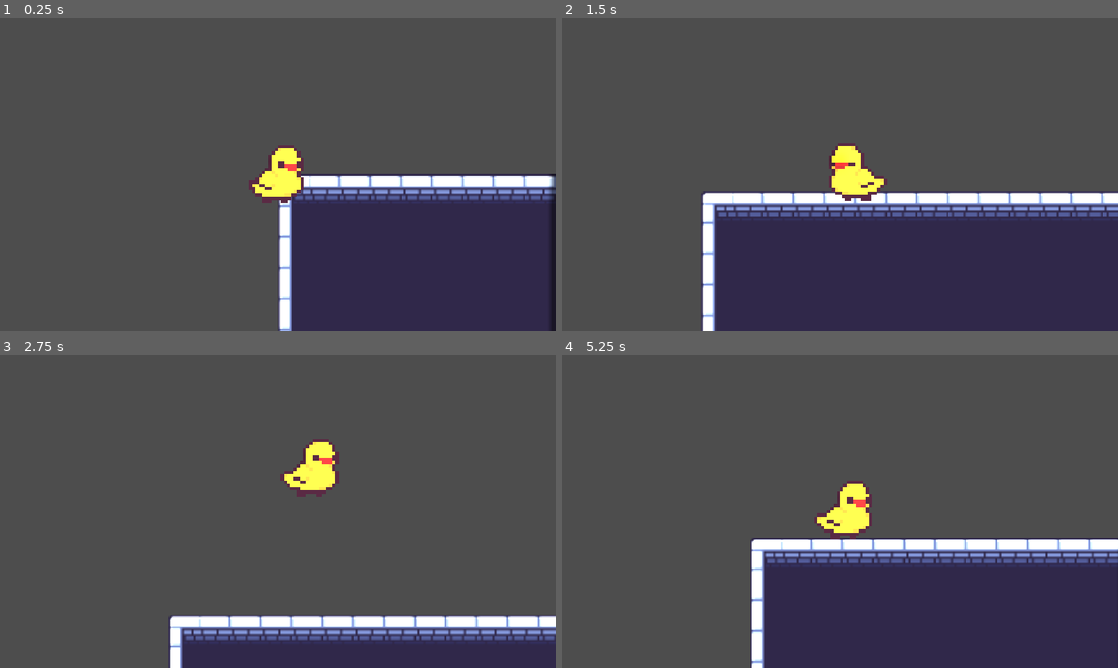
Above: before the commit, frames 1-4 (two rows, left to right).
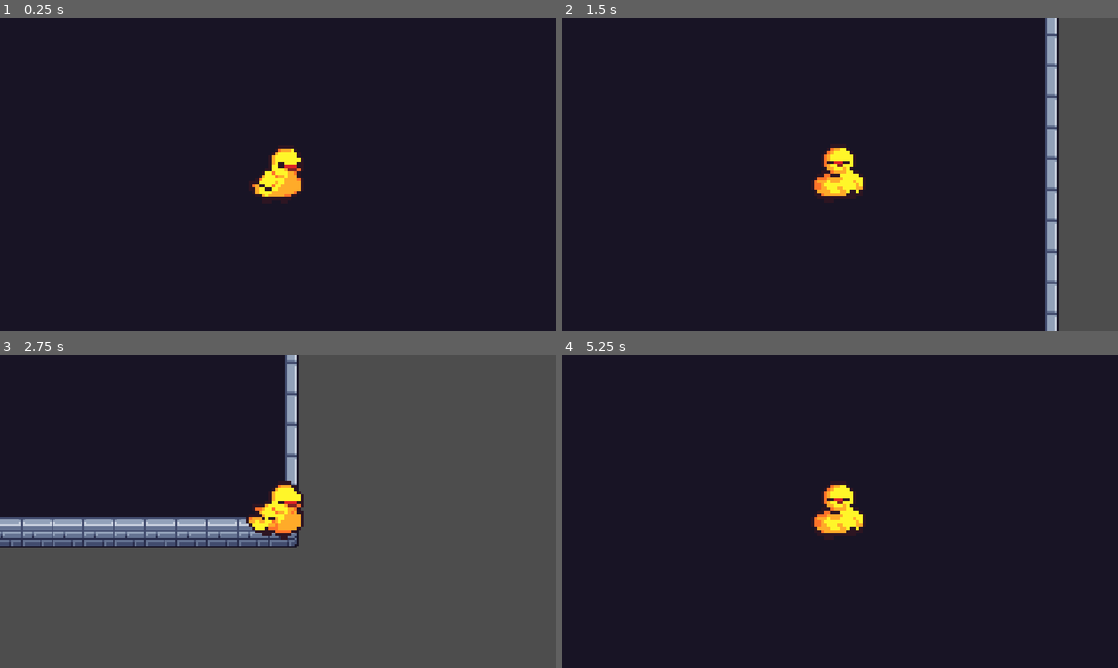
Above: after the commit, the same moments.

Repository: mguo555/RGDC-Fall-2026
Game: Godot game, scene res://scenes/main_scene.tscn
Two runs of this game, one before a commit and one after it. Both use one fixed random seed, a clock stepped at 60 frames per second and the inputs below.
Inputs (mouse positions are in pixels of both pictures, inside the frame that each line leads up to):
- Up to frame 1 (0.25 s): no input
- Up to frame 2 (1.5 s): move the mouse to (962, 158) at 0.52 s; hold D (move_right, bound only after the commit) 0.53-1.28 s; move the mouse to (728, 190) at 1.27 s; hold S (move_down, bound only after the commit) from 1.28 s (still down)
- Up to frame 3 (2.75 s): move the mouse to (333, 442) at 2.02 s; release S (move_down, bound only after the commit) at 2.03 s; hold D (move_right, bound only after the commit) from 2.03 s (still down)
- Up to frame 4 (5.25 s): move the mouse to (812, 574) at 2.77 s; release D (move_right, bound only after the commit) at 2.78 s; hold W (move_up, bound only after the commit) 2.78-3.53 s; move the mouse to (1006, 558) at 3.52 s; hold A (move_left, bound only after the commit) 3.53-5.03 s; move the mouse to (673, 464) at 4.27 s; move the mouse to (867, 511) at 5.02 s; hold S (move_down, bound only after the commit) from 5.03 s (still down)

The runs differ from the first frame. In frame 1, 99% of the frame differs, in the area x 0-100%, y 0-100%; in frame 2, 94%; in frame 3, 46%; in frame 4, 100%.

Commit message:
Player movement cleaned up and fixed, working awsd and arrow funciton, working animations

Diff:
--- a/united-casino-game/project.godot
+++ b/united-casino-game/project.godot
@@ -20,12 +20,41 @@
 window/stretch/mode="canvas_items"
 window/stretch/aspect="expand"
 
+[input]
+
+move_up={
+"deadzone": 0.2,
+"events": [Object(InputEventKey,"resource_local_to_scene":false,"resource_name":"","device":-1,"window_id":0,"alt_pressed":false,"shift_pressed":false,"ctrl_pressed":false,"meta_pressed":false,"pressed":false,"keycode":0,"physical_keycode":87,"key_label":0,"unicode":119,"location":0,"echo":false,"script":null)
+, Object(InputEventKey,"resource_local_to_scene":false,"resource_name":"","device":-1,"window_id":0,"alt_pressed":false,"shift_pressed":false,"ctrl_pressed":false,"meta_pressed":false,"pressed":false,"keycode":0,"physical_keycode":4194320,"key_label":0,"unicode":0,"location":0,"echo":false,"script":null)
+]
+}
+move_down={
+"deadzone": 0.2,
+"events": [Object(InputEventKey,"resource_local_to_scene":false,"resource_name":"","device":-1,"window_id":0,"alt_pressed":false,"shift_pressed":false,"ctrl_pressed":false,"meta_pressed":false,"pressed":false,"keycode":0,"physical_keycode":83,"key_label":0,"unicode":115,"location":0,"echo":false,"script":null)
+, Object(InputEventKey,"resource_local_to_scene":false,"resource_name":"","device":-1,"window_id":0,"alt_pressed":false,"shift_pressed":false,"ctrl_pressed":false,"meta_pressed":false,"pressed":false,"keycode":0,"physical_keycode":4194322,"key_label":0,"unicode":0,"location":0,"echo":false,"script":null)
+]
+}
+move_left={
+"deadzone": 0.2,
+"events": [Object(InputEventKey,"resource_local_to_scene":false,"resource_name":"","device":-1,"window_id":0,"alt_pressed":false,"shift_pressed":false,"ctrl_pressed":false,"meta_pressed":false,"pressed":false,"keycode":0,"physical_keycode":65,"key_label":0,"unicode":97,"location":0,"echo":false,"script":null)
+, Object(InputEventKey,"resource_local_to_scene":false,"resource_name":"","device":-1,"window_id":0,"alt_pressed":false,"shift_pressed":false,"ctrl_pressed":false,"meta_pressed":false,"pressed":false,"keycode":0,"physical_keycode":4194319,"key_label":0,"unicode":0,"location":0,"echo":false,"script":null)
+]
+}
+move_right={
+"deadzone": 0.2,
+"events": [Object(InputEventKey,"resource_local_to_scene":false,"resource_name":"","device":-1,"window_id":0,"alt_pressed":false,"shift_pressed":false,"ctrl_pressed":false,"meta_pressed":false,"pressed":false,"keycode":0,"physical_keycode":68,"key_label":0,"unicode":100,"location":0,"echo":false,"script":null)
+, Object(InputEventKey,"resource_local_to_scene":false,"resource_name":"","device":-1,"window_id":0,"alt_pressed":false,"shift_pressed":false,"ctrl_pressed":false,"meta_pressed":false,"pressed":false,"keycode":0,"physical_keycode":4194321,"key_label":0,"unicode":0,"location":0,"echo":false,"script":null)
+]
+}
+
 [physics]
 
 3d/physics_engine="Jolt Physics"
 
 [rendering]
 
+textures/canvas_textures/default_texture_filter=0
 rendering_device/driver.windows="d3d12"
 renderer/rendering_method="gl_compatibility"
 renderer/rendering_method.mobile="gl_compatibility"
+2d/snap/snap_2d_transforms_to_pixel=true
--- a/united-casino-game/scenes/Player/Player.tscn
+++ b/united-casino-game/scenes/Player/Player.tscn
@@ -2,14 +2,6 @@
 
 [ext_resource type="Script" uid="uid://cd6snlwjs7k40" path="res://scripts/Player/player.gd" id="1_ky53y"]
 [ext_resource type="Texture2D" uid="uid://cvs4d7c10pe4k" path="res://assets/sprites/player/duck-Sheet.png" id="3_5q5bb"]
-
-[sub_resource type="Gradient" id="Gradient_5q5bb"]
-
-[sub_resource type="GradientTexture2D" id="GradientTexture2D_dnh61"]
-gradient = SubResource("Gradient_5q5bb")
-fill = 1
-fill_from = Vector2(0.469626, 0.476636)
-fill_to = Vector2(0.483645, 0.492991)
 
 [sub_resource type="AtlasTexture" id="AtlasTexture_dnh61"]
 atlas = ExtResource("3_5q5bb")
@@ -503,10 +495,6 @@
 [node name="Duck" type="CharacterBody2D" unique_id=1165609474 groups=["player"]]
 motion_mode = 1
 script = ExtResource("1_ky53y")
-
-[node name="LightOccluder2D" type="PointLight2D" parent="." unique_id=1594894255]
-texture = SubResource("GradientTexture2D_dnh61")
-texture_scale = 17.74
 
 [node name="AnimatedSprite2D" type="AnimatedSprite2D" parent="." unique_id=1053966034]
 texture_filter = 1
--- a/united-casino-game/scenes/main_scene.tscn
+++ b/united-casino-game/scenes/main_scene.tscn
@@ -310,3 +310,4 @@
 tile_set = SubResource("TileSet_uvpor")
 
 [node name="Duck" parent="." unique_id=1165609474 instance=ExtResource("1_pw63i")]
+position = Vector2(1017, 563)
--- a/united-casino-game/scripts/Player/player.gd
+++ b/united-casino-game/scripts/Player/player.gd
@@ -16,49 +16,29 @@
 
 # Called every frame. 'delta' is the elapsed time since the previous frame.
 func _process(delta: float) -> void:
-	var mouse_pos = get_global_mouse_position()
-
-	var left = position.x < mouse_pos.x
-
-	var true_x = position.x - mouse_pos.x
-	var true_y = position.y - mouse_pos.y
-	var x = abs(true_x)
-	var y = abs(true_y)
-
-	var a = x
-	var o = y
-
-	var h = (a**2 + o**2)**0.5
-
-	velocity.x = a/h * SPEED * -true_x / x
-	velocity.y = o/h * SPEED * -true_y / y
-
-	if cooling_time > 0:
-		cooling_time -= delta
-
-	# animation if statements
-	if (x**2 + y**2)**0.5 < 50:
+	velocity.x = 0
+	velocity.y = 0
+	var animation = "idle"
+	if Input.is_action_pressed("move_up"):
+		animation = "back"
+		sprite.flip_h = false
+		velocity.y = -1 * SPEED
+	if Input.is_action_pressed("move_down"):
+		animation = "front"
+		sprite.flip_h = false
+		velocity.y = 1 * SPEED
+	if Input.is_action_pressed("move_left"):
+		animation = "side"
+		sprite.flip_h = true
+		velocity.x = -1 * SPEED
+	if Input.is_action_pressed("move_right"):
+		animation = "side"
+		sprite.flip_h = false
+		velocity.x = 1 * SPEED
+	if velocity.length() == 0:
 		sprite.animation = "idle"
-		sprite.play()
-		velocity.x = 0
-		velocity.y = 0
-	elif (true_y / x) > 3.5:
-		sprite.animation = "back"
-		sprite.play()
-		sprite.flip_h = false
-	elif (true_y / x) < -3.5:
-		sprite.animation = "front"
-		sprite.play()
-		sprite.flip_h = false
-	elif not left:
-		sprite.animation = "side"
-		sprite.play()
-		sprite.flip_h = true
-	else:
-		sprite.animation = "side"
-		sprite.play()
-		sprite.flip_h = false
-	# deadzone implementation
+	sprite.animation = animation
+	sprite.play()
 
 	if velocity.x != 0 or velocity.y != 0:
 		attention.emit()
--- a/united-casino-game/scripts/camera_2d.gd
+++ b/united-casino-game/scripts/camera_2d.gd
@@ -9,17 +9,4 @@
 
 func _process(delta: float) -> void:
 	var player_gpos = player.global_position
-	var mouse_gpos = get_global_mouse_position()
-
-	#var t_x = mouse_gpos.x / get_viewport().size.x - floor(mouse_gpos.x / get_viewport().size.x)
-	#var t_y = mouse_gpos.y / get_viewport().size.y - floor(mouse_gpos.x / get_viewport().size.x)
-
-	#if t_x >= 0.6:
-		#mouse_gpos.x += (get_viewport().size.x * abs(mouse_gpos.x) / mouse_gpos.x)
-	#if t_y >= 0.5:
-		#mouse_gpos.y += (get_viewport().size.y * abs(mouse_gpos.y) / mouse_gpos.y)
-
-
-	var target_pos = (player_gpos + mouse_gpos) / 2.0
-	if player.sprite.animation != "idle":
-		global_position = global_position.lerp(target_pos, smoothing * delta)
+	global_position = player_gpos
